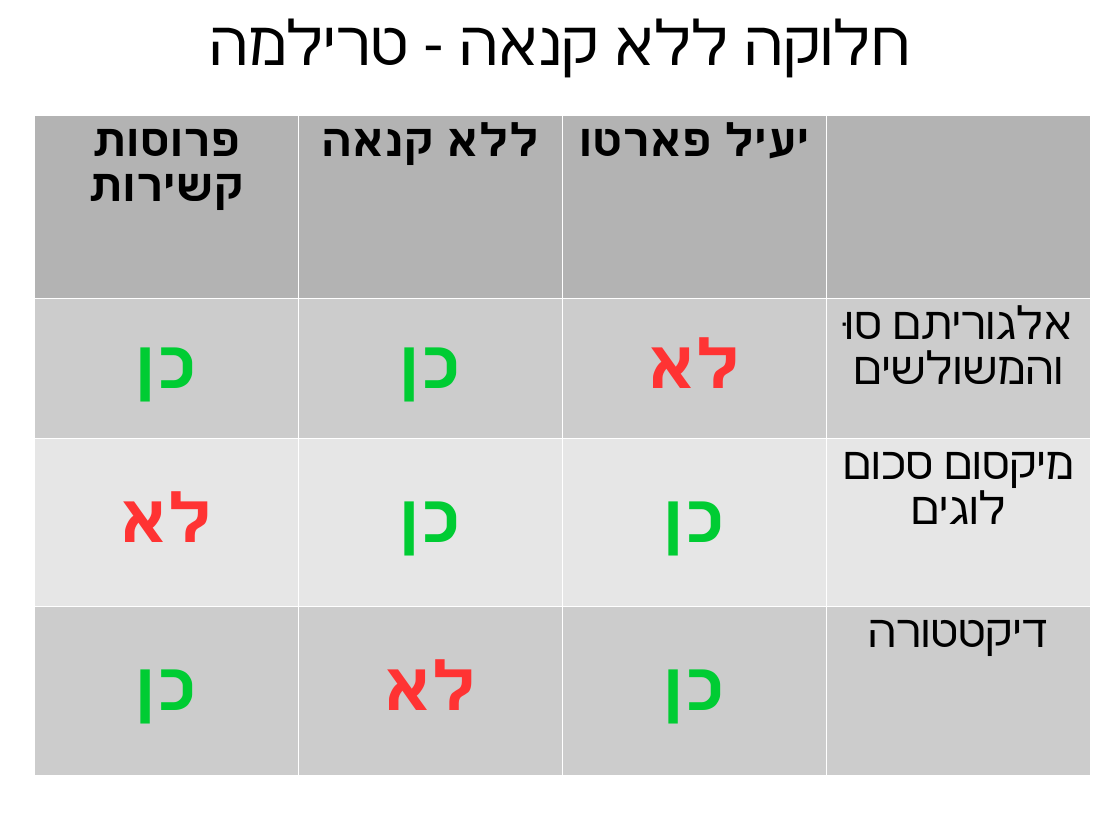
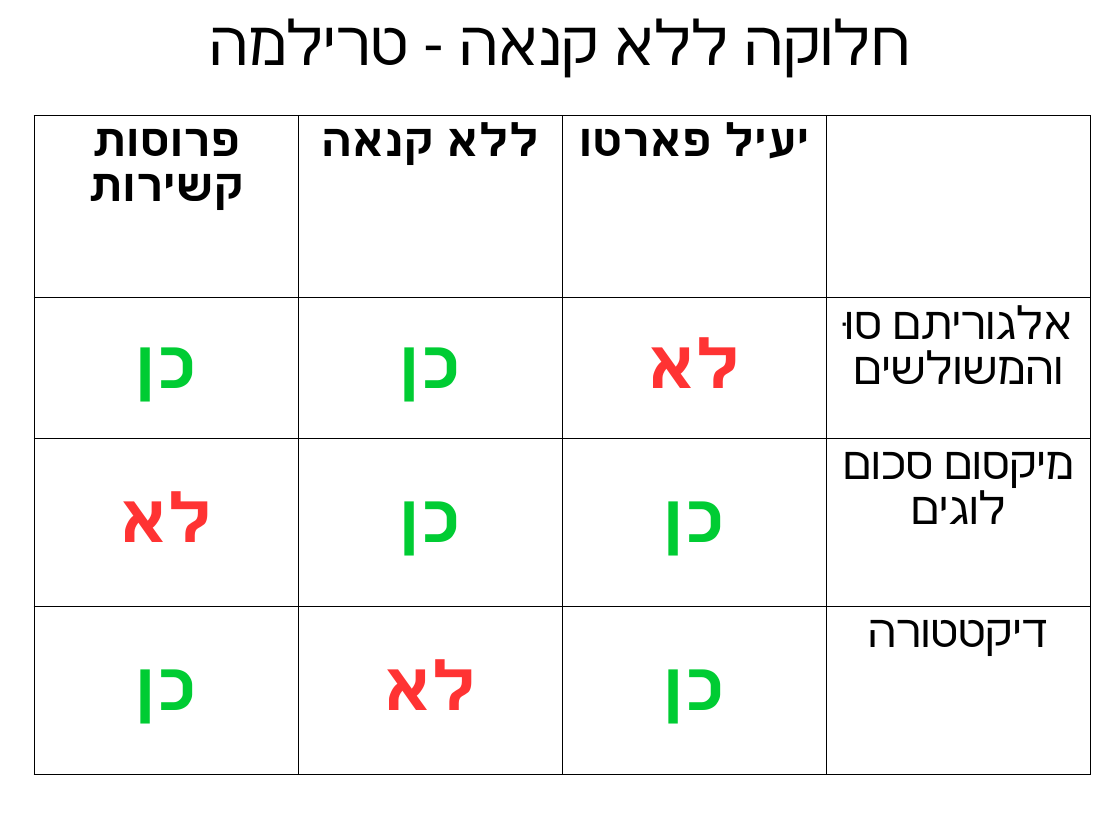
Before and after one commit to erelsgl-at-ariel/algorithms-5780, a slide deck: slide 21 of 02-pareto-efficiency/slides.odp. Drawn at 1120x840 pixels with LibreOffice and Linux fonts; fonts in the diff are those of the drawing. Boxes give left, top, right and bottom in pixels: in the first picture for what was removed or moved away, otherwise in the second. Text is boxed around its words. In the diff, an @@ line names an element or a change of style, - is before the commit and + after.

```diff
--- a/02-pareto-efficiency/slides.odp
+++ b/02-pareto-efficiency/slides.odp
@@ table at (35,116,1092,775) @@
@@ fill #B3B3B3 to none in 3 cells @@
@@ fill #CCCCCC to none in 8 cells @@
@@ fill #E6E6E6 to none in row 3 @@
@@ borders changed @@
```
Also in this commit, not shown: 13 other slides changed, 6 other files.
